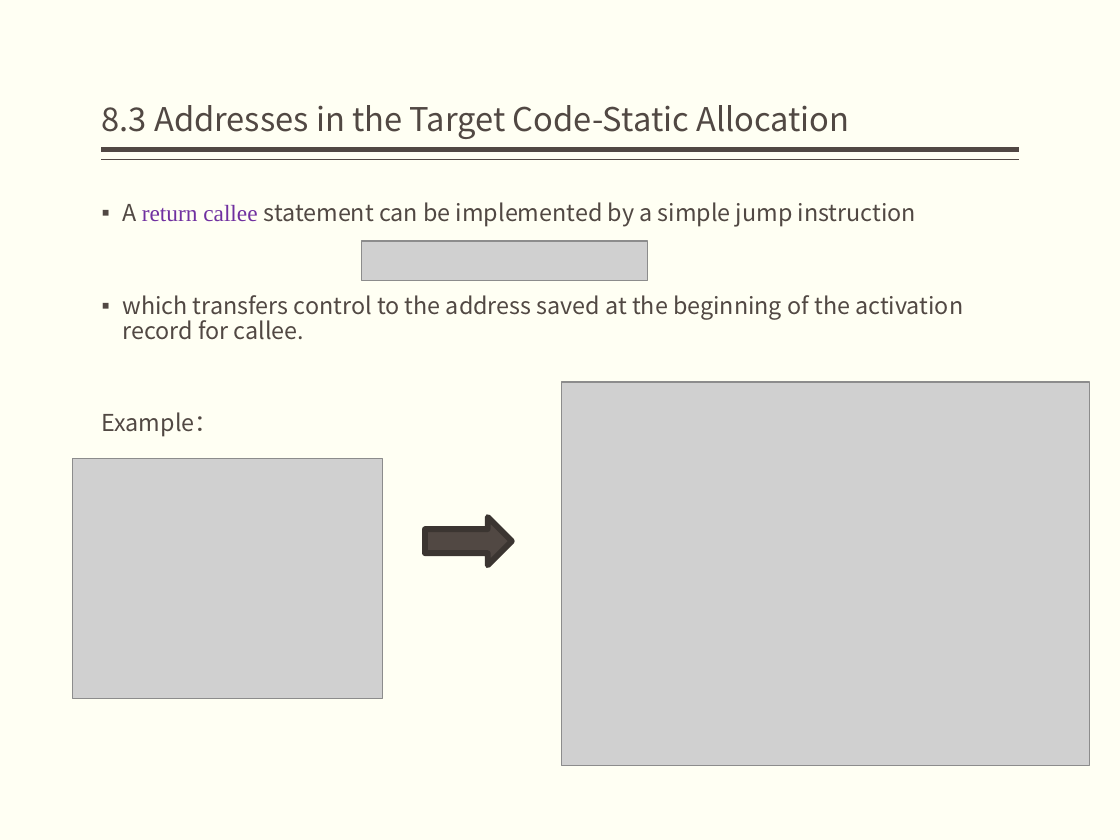
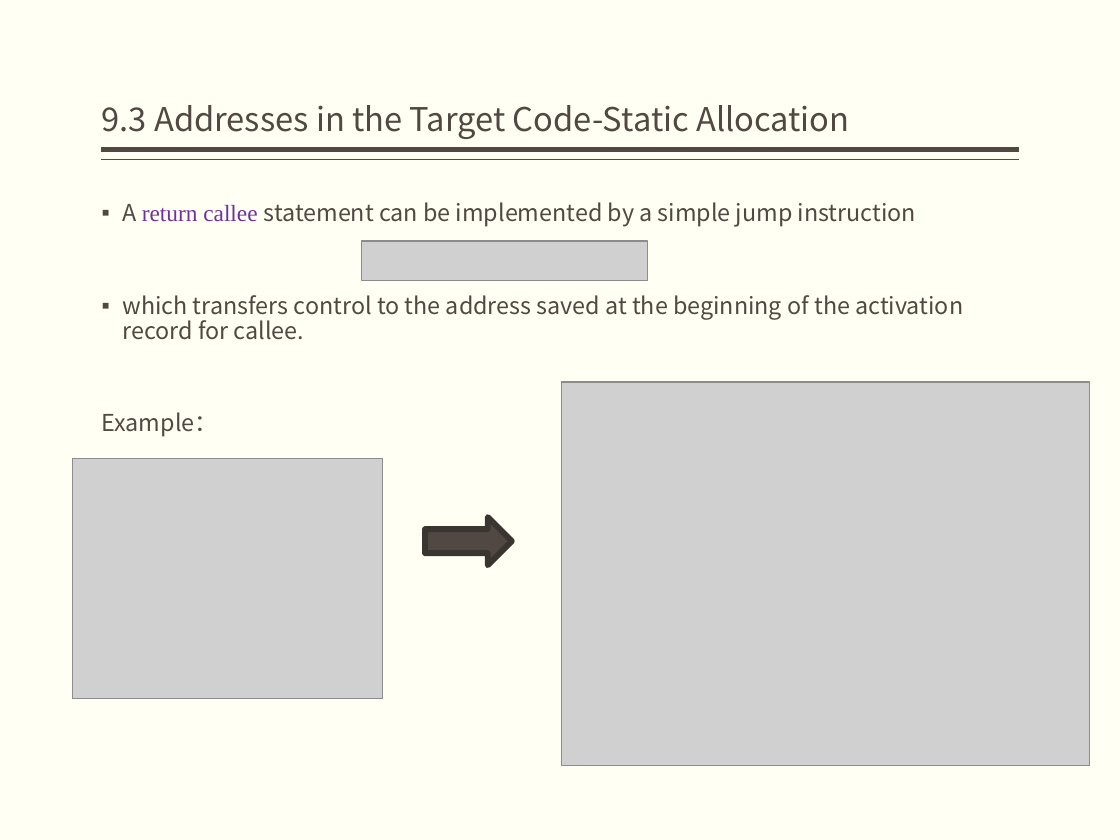
Before and after one commit to jz81/jz81.github.io, a slide deck: slide 15 of course/compiler/lecture/(Spring2020)Lecture9.pptx. Drawn at 1120x840 pixels with LibreOffice and Linux fonts; fonts in the diff are those of the drawing; grey boxes stand for pictures. Boxes give left, top, right and bottom in pixels: in the first picture for what was removed or moved away, otherwise in the second. Text is boxed around its words. In the diff, an @@ line names an element or a change of style, - is before the commit and + after.

```diff
--- a/course/compiler/lecture/(Spring2020)Lecture9.pptx
+++ b/course/compiler/lecture/(Spring2020)Lecture9.pptx
@@ title at (102,105,849,139): text changed @@
-8.3 Addresses in the Target Code-Static Allocation
+9.3 Addresses in the Target Code-Static Allocation
```
Also in this commit, not shown: 8 other slides changed, 11 slides added.
